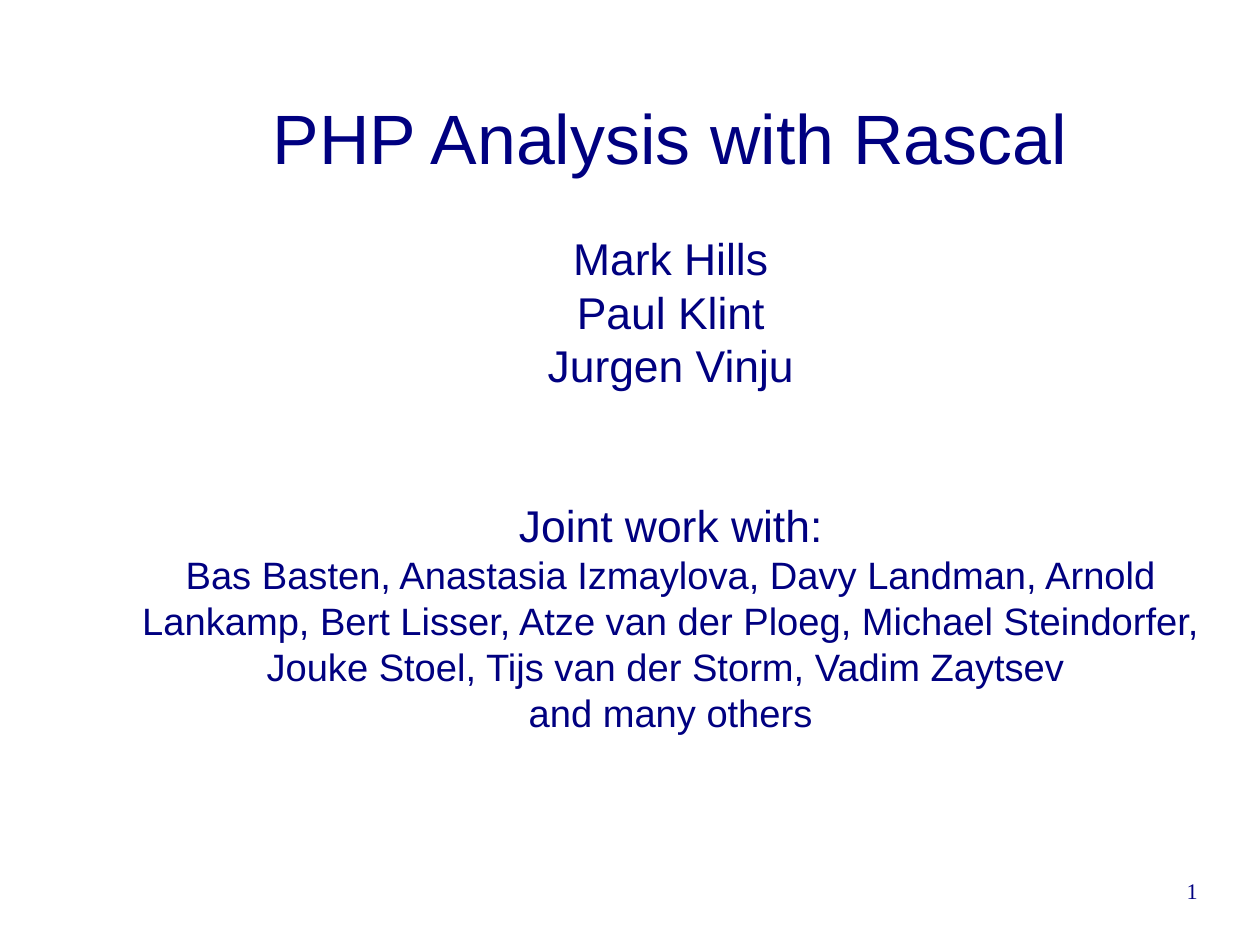
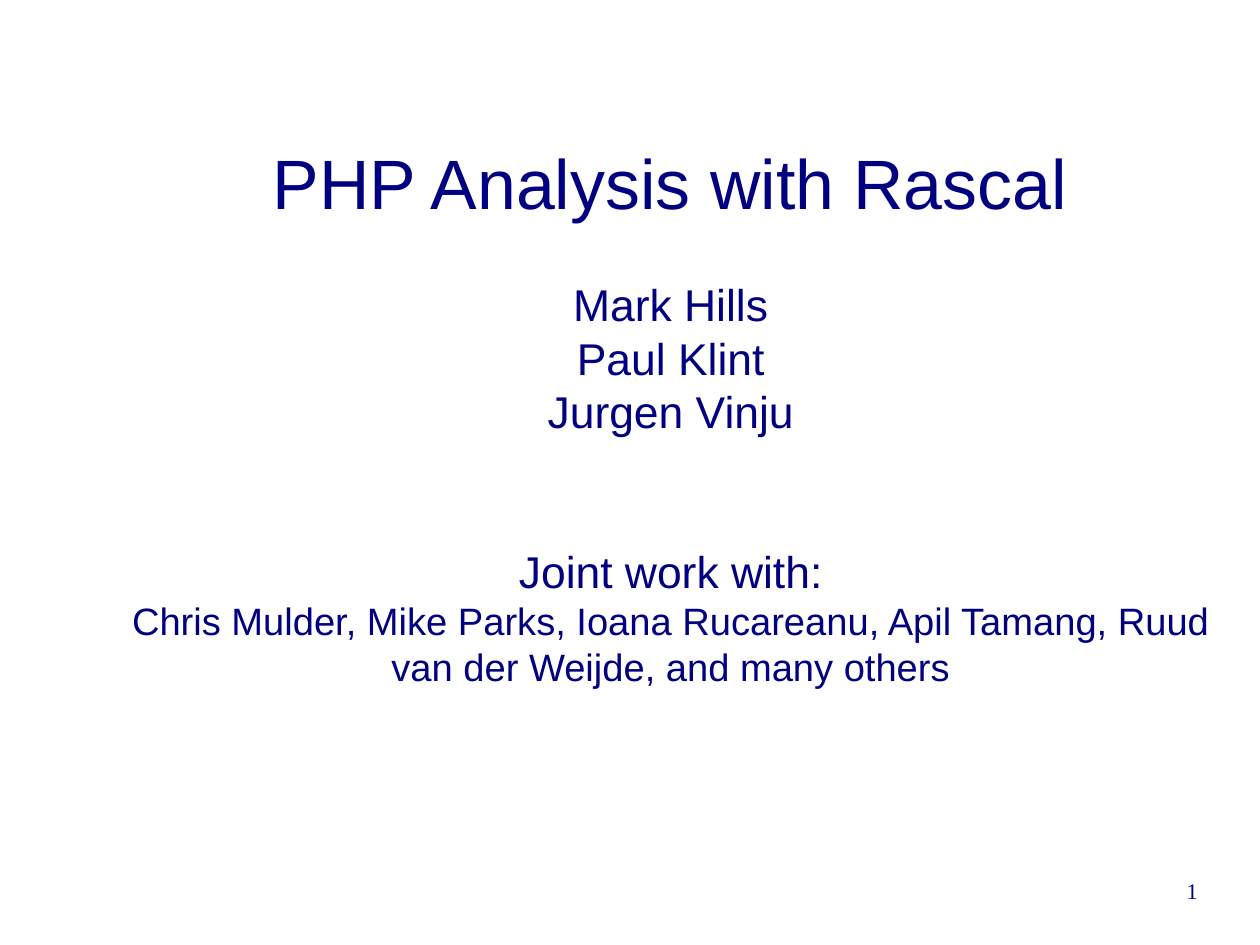
Before and after one commit to cwi-swat/rascal-course-pldi-2015, a slide deck: slide 1 of presentations/PHP-analysis.odp. Drawn at 1260x945 pixels with LibreOffice and Linux fonts; fonts in the diff are those of the drawing; background and template pictures are left out. Boxes give left, top, right and bottom in pixels: in the first picture for what was removed or moved away, otherwise in the second. Text is boxed around its words. In the diff, an @@ line names an element or a change of style, - is before the commit and + after.

```diff
--- a/presentations/PHP-analysis.odp
+++ b/presentations/PHP-analysis.odp
@@ title at [132, 158, 1209, 689]: text changed @@
-PHP Analysis with Rascal
-Mark Hills
-Paul Klint
-Jurgen Vinju
-Joint work with:
-Bas Basten, Anastasia Izmaylova, Davy Landman, Arnold Lankamp, Bert Lisser, Atze van der Ploeg, Michael Steindorfer, Jouke Stoel, Tijs van der Storm, Vadim Zaytsev
-and many others
+PHP Analysis with Rascal
+Mark Hills
+Paul Klint
+Jurgen Vinju
+Joint work with:
+Chris Mulder, Mike Parks, Ioana Rucareanu, Apil Tamang, Ruud van der Weijde, and many others
```
Also in this commit, not shown: 5 other slides changed, 16 slides added, 9 slides removed, 1 other file.
